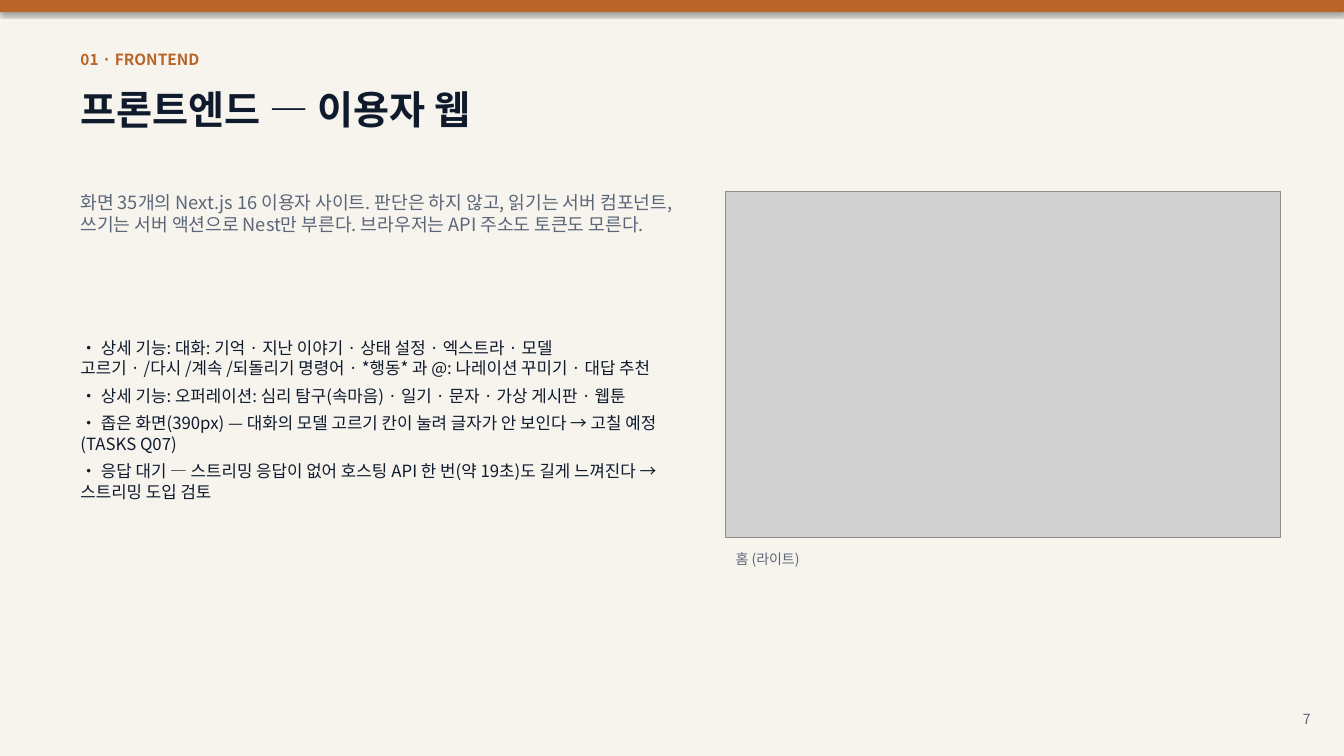
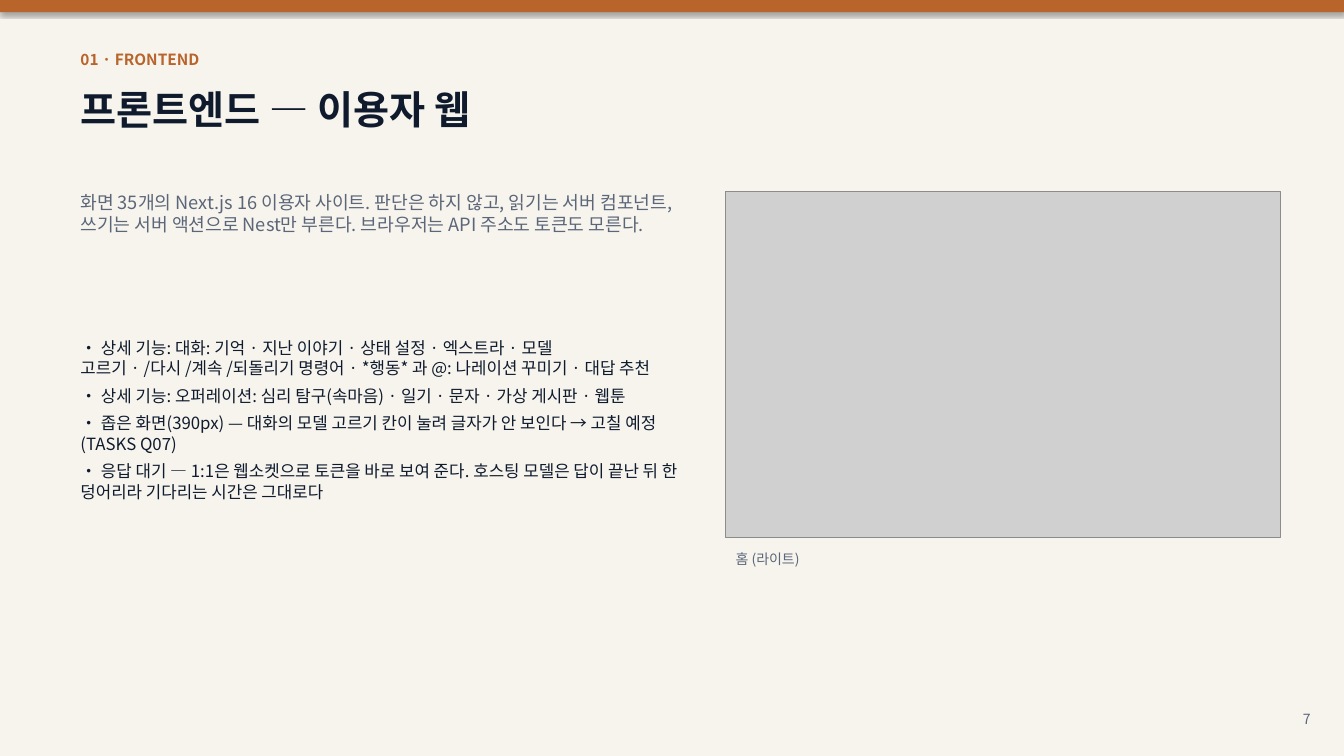
Before and after one commit to samam0234/CodiComperChat, a slide deck: slide 7 of PortFolio/PortFile/CodiComperChat_Portfolio.pptx. Drawn at 1344x756 pixels with LibreOffice and Linux fonts; fonts in the diff are those of the drawing; grey boxes stand for pictures. Boxes give left, top, right and bottom in pixels: in the first picture for what was removed or moved away, otherwise in the second. Text is boxed around its words. In the diff, an @@ line names an element or a change of style, - is before the commit and + after.

```diff
--- a/PortFolio/PortFile/CodiComperChat_Portfolio.pptx
+++ b/PortFolio/PortFile/CodiComperChat_Portfolio.pptx
@@ text at (80, 463, 677, 500): text changed @@
-• 응답 대기 — 스트리밍 응답이 없어 호스팅 API 한 번(약 19초)도 길게 느껴진다 → 스트리밍 도입 검토
+• 응답 대기 — 1:1은 웹소켓으로 토큰을 바로 보여 준다. 호스팅 모델은 답이 끝난 뒤 한 덩어리라 기다리는 시간은 그대로다
```
Also in this commit, not shown: 1 other slide changed, 24 other files.
